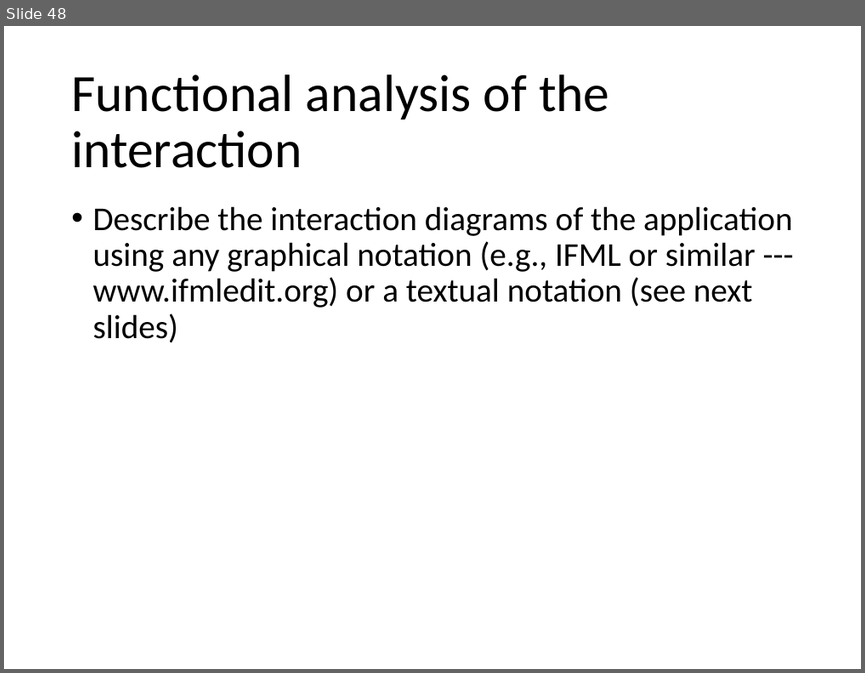
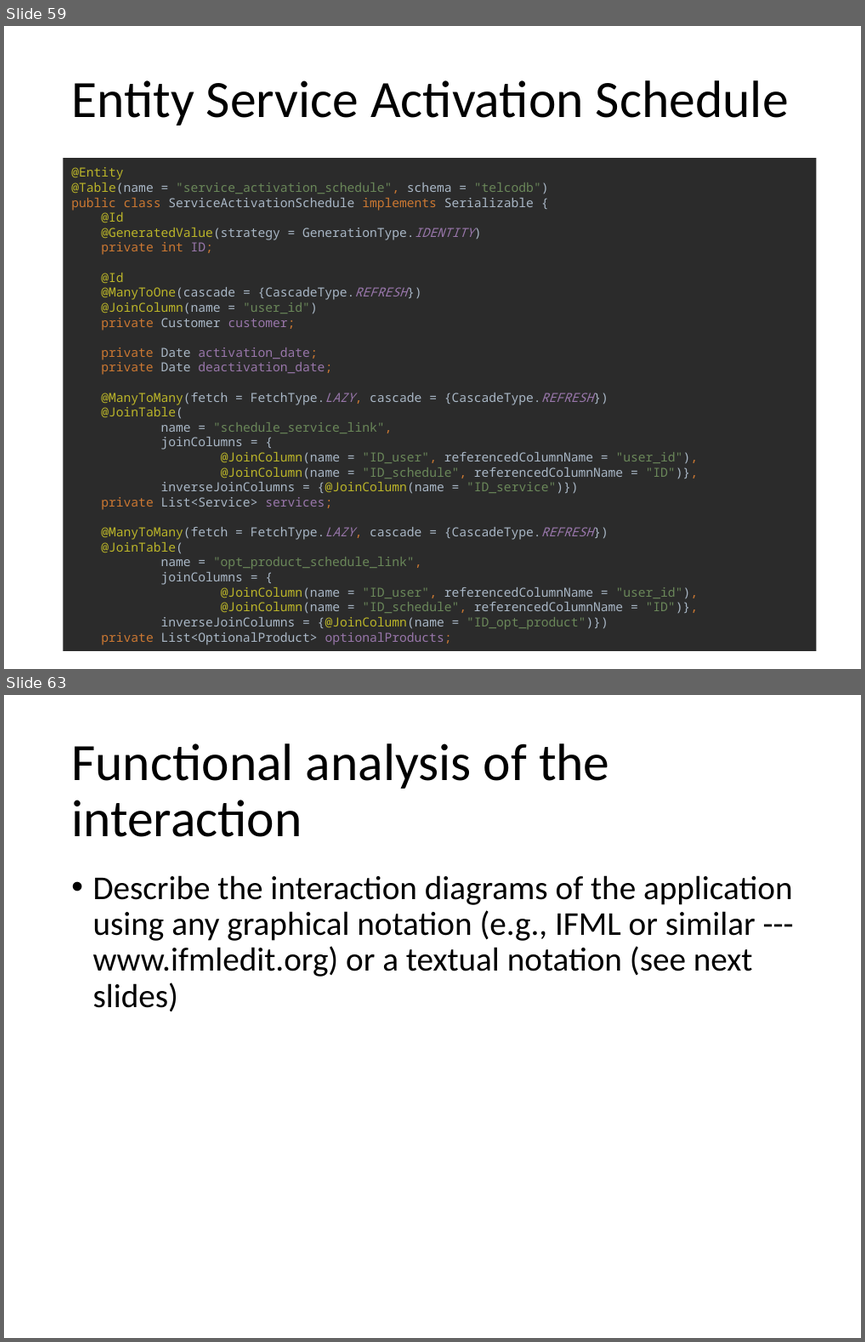
Before and after one commit to andrearestelli/db2-project, a slide deck: docs/documentation.pptx. Shown one above the other, each under a label of ours: slide 48 before the commit, slides 59 and 63 after it; the slides between them are not shown. The pictures are 865x673 and 865x1342 pixels, drawn with LibreOffice and Linux fonts; fonts in the diff are those of the drawing. Boxes give left, top, right and bottom in pixels: in the first picture for what was removed or moved away, otherwise in the second. Text is boxed around its words. In the diff, an @@ line names an element or a change of style, - is before the commit and + after.

```diff
--- a/docs/documentation.pptx
+++ b/docs/documentation.pptx
@@ slide 59 added at bbox=[4, 26, 861, 669], background #FFFFFF @@
@@ title added at bbox=[71, 80, 789, 125], 44 pt, text #000000 @@
+Entity Service Activation Schedule
@@ text added at bbox=[64, 158, 817, 651], fill #2B2B2B, 10.5 pt, text #A9B7C6 @@
+@Entity
+@Table(name = "service_activation_schedule", schema = "telcodb")
+public class ServiceActivationSchedule implements Serializable {
+@Id
+@GeneratedValue(strategy = GenerationType.IDENTITY)
+private int ID;
+@Id
+@ManyToOne(cascade = {CascadeType.REFRESH})
+@JoinColumn(name = "user_id")
+private Customer customer;
+private Date activation_date;
+private Date deactivation_date;
+@ManyToMany(fetch = FetchType.LAZY, cascade = {CascadeType.REFRESH})
+@JoinTable(
+name = "schedule_service_link",
+joinColumns = {
+@JoinColumn(name = "ID_user", referencedColumnName = "user_id"),
+@JoinColumn(name = "ID_schedule", referencedColumnName = "ID")},
+inverseJoinColumns = {@JoinColumn(name = "ID_service")})
+private List<Service> services;
+@ManyToMany(fetch = FetchType.LAZY, cascade = {CascadeType.REFRESH})
+@JoinTable(
+name = "opt_product_schedule_link",
+joinColumns = {
+@JoinColumn(name = "ID_user", referencedColumnName = "user_id"),
+@JoinColumn(name = "ID_schedule", referencedColumnName = "ID")},
+inverseJoinColumns = {@JoinColumn(name = "ID_opt_product")})
+private List<OptionalProduct> optionalProducts;
@@ what was slide 48 is now slide 63 @@
```
Also in this commit, not shown: 7 slides changed, 16 other slides added, 2 slides removed, 2 other files.
